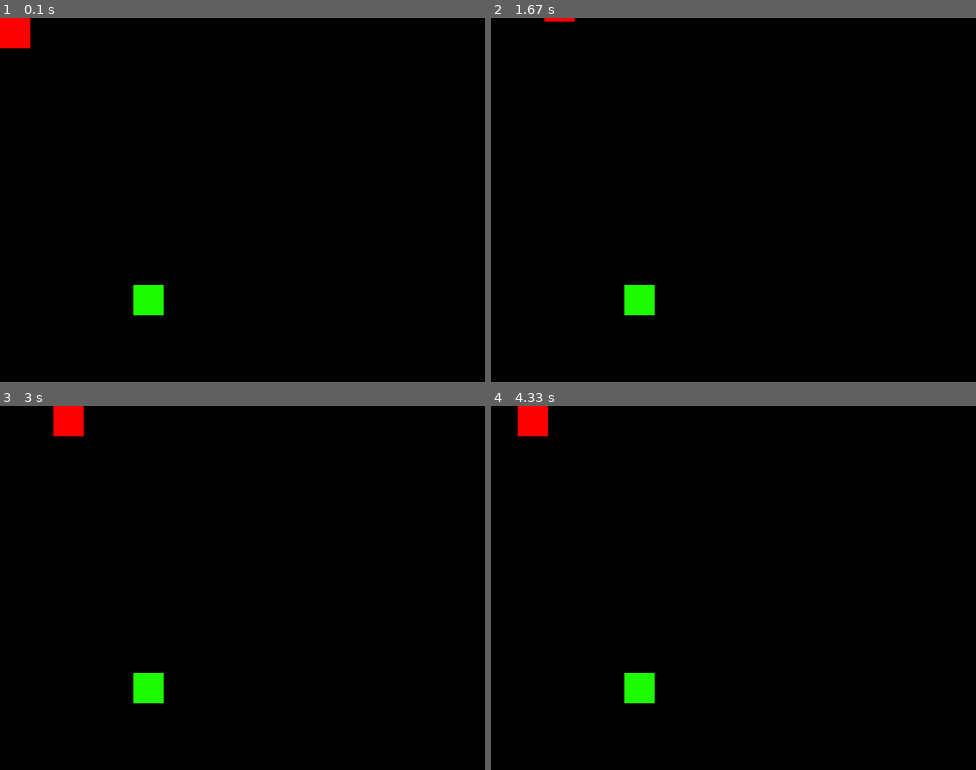
Above: before the commit, frames 1-4 (two rows, left to right).
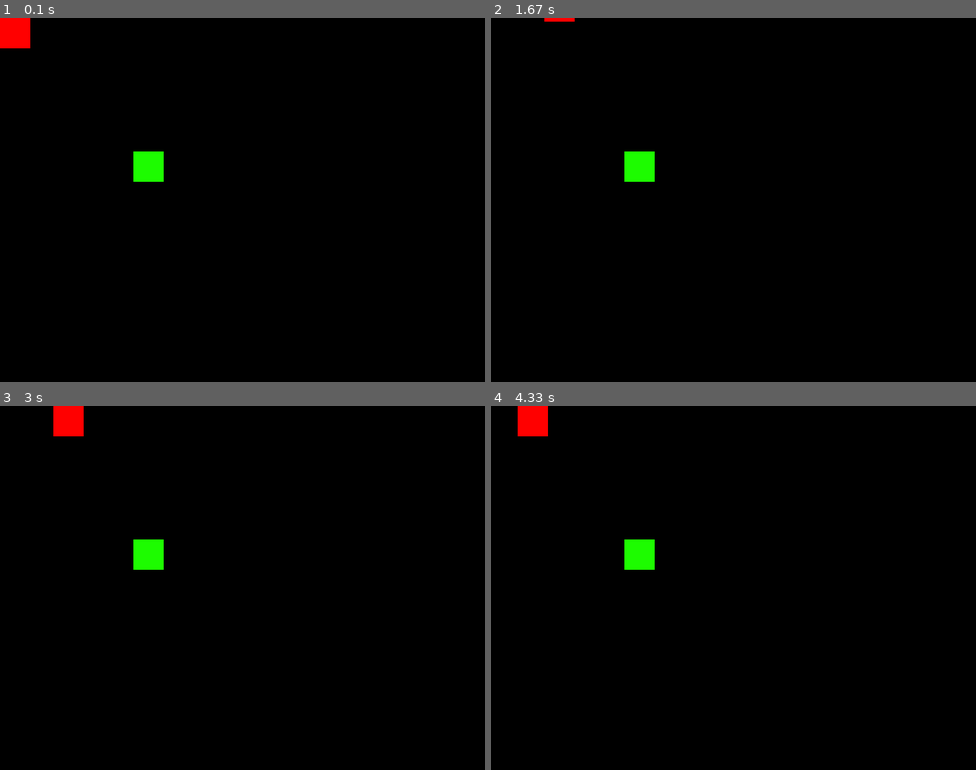
Above: after the commit, the same moments.

Repository: BenKato151/snake_pygame
Game: pygame game, started from snake.py
Same seed, same stepped clock (60 frames per second), same inputs: the game is played once before the commit and once after it.
Inputs:
- Up to frame 1 (0.1 s): no input
- Up to frame 2 (1.67 s): hold Right 0.33-0.8 s; hold Up 0.83-1.3 s
- Up to frame 3 (3 s): hold Left 1.97-2.57 s; hold Down from 2.6 s (still down)
- Up to frame 4 (4.33 s): release Down at 3.48 s; hold Left 3.52-4.32 s

The runs differ from the first frame. In frame 1, 1.0% of the frame differs, in the area x 27-34%, y 36-82%; in frame 2, 1.0%; in frame 3, 1.0%; in frame 4, 1.0%.

Commit message:
Renamed vars to better names and deleted useless code
Problem isn't solved with this

Diff:
--- a/snake.py
+++ b/snake.py
@@ -5,11 +5,11 @@
 import sys
 
 step = 44
-player_img = "player.png"
+snake_img = "player.png"
 food_img = "food.png"
 
 
-class Player:
+class Snake:
     # snake controlling
     x = [0]
     y = [0]
@@ -61,9 +61,9 @@
         self.direction = 3
 
     # get pixel and displays the player image on background
-    def draw(self, background, __player_img):
+    def draw(self, background, __snake_img):
         for i in range(self.length):
-            background.blit(__player_img, (self.x[i], self.y[i]))
+            background.blit(__snake_img, (self.x[i], self.y[i]))
 
 
 class Food:
@@ -82,36 +82,29 @@
 class Collision:
     # get collision with snake and food
     # noinspection PyMethodMayBeStatic
-    def is_collision(self, x_food, y_food, x_player, y_player, bsize):
-        if x_food <= x_player <= x_player + bsize:
-            if y_food <= y_player <= y_player + bsize:
-                print("collided at: " + str(x_player) + " / " + str(y_player))
+    def is_collision(self, x_object, y_object, x_target, y_target, tol_size):
+        if x_object <= x_target <= x_target + tol_size:
+            if y_object <= y_target <= y_target + tol_size:
+                print("collided at: " + str(x_target) + " / " + str(y_target))
                 return True
         return False
-
-
-class DisplayText:
-    def __init__(self, text, screen):
-        font = pygame.font.SysFont("Arial", 30)
-        text_bg = font.render(text, False, (0, 0, 0))
-        screen.blit(text_bg, (0, 0))
 
 
 class Game:
     # set up the desktop environment
     window_width = 800
     window_height = 600
-    player = 0
-    food = 0
+    _snake = 0
+    _food = 0
 
     def __init__(self):
         self._running = True
         self._display_ = None
         self._player_img_ = None
         self._food_img_ = None
-        self.collision = Collision()
-        self.player = Player(1)
-        self.food = Food(5, randint(3, 10))
+        self._collision = Collision()
+        self._snake = Snake(1)
+        self._food = Food(5, 5)
 
     def on_init(self):
         pygame.init()
@@ -123,30 +116,29 @@
         self._running = True
 
         # loads assets
-        self._player_img_ = pygame.image.load(player_img).convert()
+        self._player_img_ = pygame.image.load(snake_img).convert()
         self._food_img_ = pygame.image.load(food_img).convert()
 
     def on_loop(self):
-        self.player.update()
+        self._snake.update()
         # get collision
-        for i in range(0, self.player.length):
-            if self.collision.is_collision(self.food.x, self.food.y, self.player.x[i], self.player.y[i], step):
-                self.food.x = randint(2, 9) * step
-                self.food.y = randint(2, 9) * step
-                self.player.length += 1
+        for i in range(0, self._snake.length):
+            if self._collision.is_collision(self._food.x, self._food.y, self._snake.x[i], self._snake.y[i], step):
+                self._food.x = randint(2, 9) * step
+                self._food.y = randint(2, 9) * step
+                self._snake.length += 1
 
-        for k in range(2, self.player.length):
-            if self.collision.is_collision(self.player.x[0], self.player.y[0], self.player.x[k], self.player.y[k], 40):
-                # Here I want to add a text box with DisplayText("Lost at: Player Length", screen)
-                print("Lost at: " + str(self.player.length))
-                time.sleep(2)
+        for k in range(2, self._snake.length):
+            if self._collision.is_collision(self._snake.x[0], self._snake.y[0], self._snake.x[k], self._snake.y[k], 40):
+                # Here I want to add a text box with DisplayText("Lost at: Snake Length", screen)
+                print("Lost at: " + str(self._snake.length))
                 self.on_cleanup()
         pass
 
     def on_render(self):
         self._display_.fill((0, 0, 0))
-        self.player.draw(self._display_, self._player_img_)
-        self.food.draw(self._display_, self._food_img_)
+        self._snake.draw(self._display_, self._player_img_)
+        self._food.draw(self._display_, self._food_img_)
         pygame.display.flip()
 
     # noinspection PyMethodMayBeStatic
@@ -165,13 +157,13 @@
             event = pygame.event.wait()
 
             if keys[K_RIGHT]:
-                self.player.move_right()
+                self._snake.move_right()
             if keys[K_LEFT]:
-                self.player.move_left()
+                self._snake.move_left()
             if keys[K_UP]:
-                self.player.move_up()
+                self._snake.move_up()
             if keys[K_DOWN]:
-                self.player.move_down()
+                self._snake.move_down()
             if keys[K_ESCAPE]:
                 self._running = False
             if event.type == pygame.QUIT:
Not shown, changed: README.md
